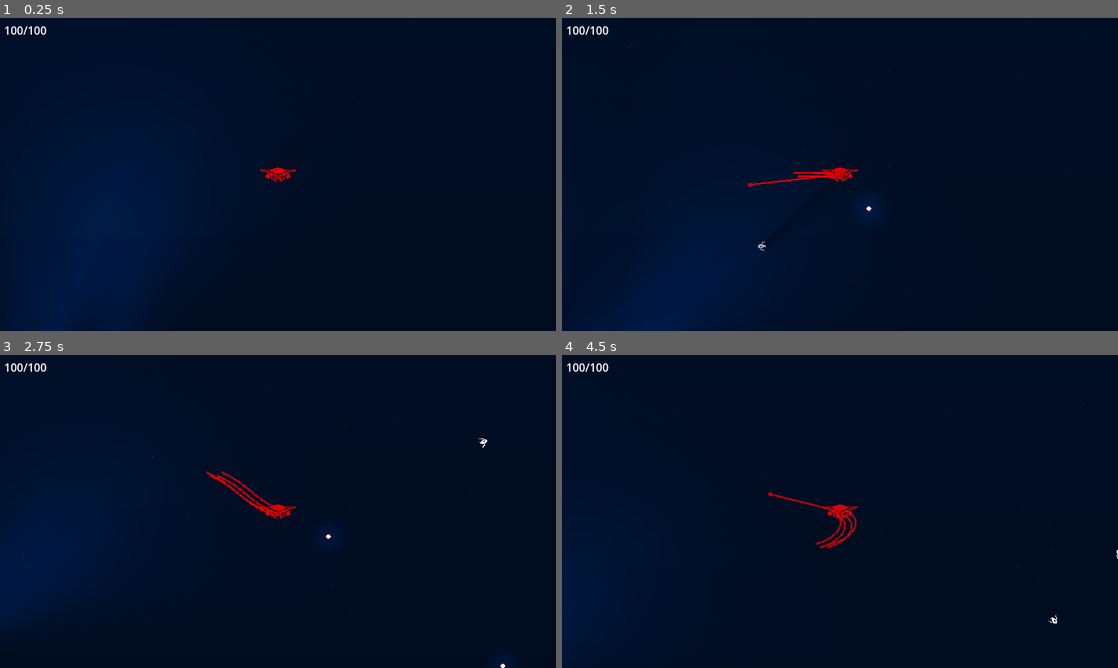
Above: before the commit, frames 1-4 (two rows, left to right).
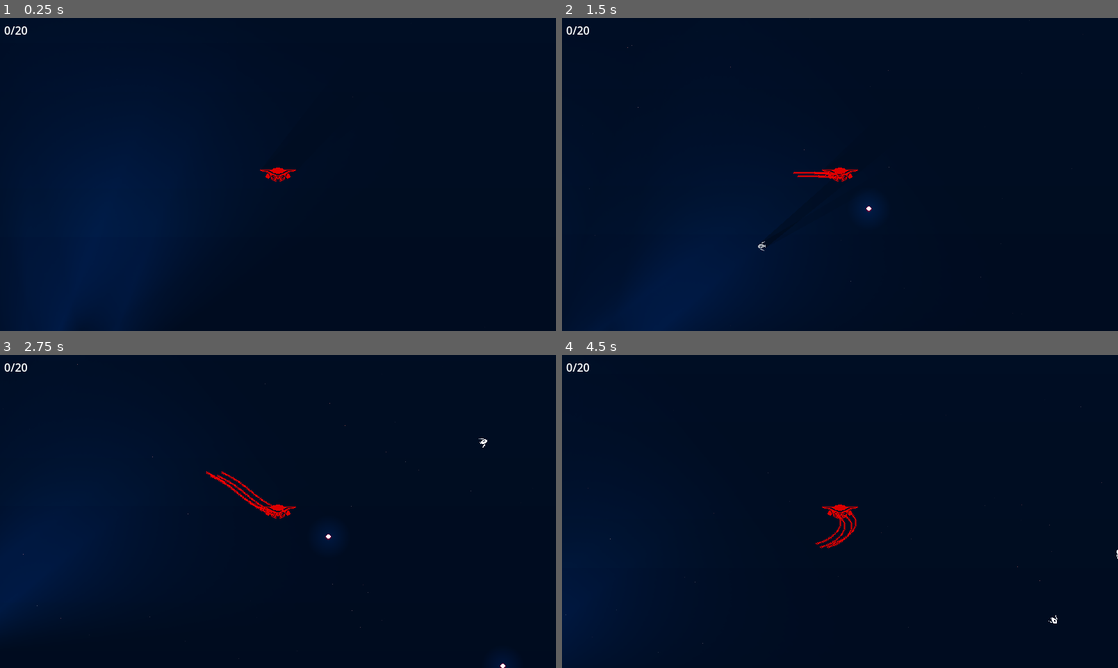
Above: after the commit, the same moments.

Repository: sialiss/GMTK-gamejam2023
Game: Godot game, scene res://Scenes/Sea/Sea.tscn
Two runs of this game, one before a commit and one after it. Both use one fixed random seed, a clock stepped at 60 frames per second and the inputs below. Sound files missing from this copy of the repository are replaced by a short silence.
Inputs (mouse positions are in pixels of both pictures, inside the frame that each line leads up to):
- Up to frame 1 (0.25 s): no input
- Up to frame 2 (1.5 s): move the mouse to (962, 158) at 0.52 s; hold D (move_right) 0.53-1.28 s; click (962, 158) at 0.6 s; move the mouse to (728, 190) at 1.27 s; hold S (move_down) from 1.28 s (still down); click (728, 190) at 1.35 s
- Up to frame 3 (2.75 s): move the mouse to (333, 442) at 2.02 s; release S (move_down) at 2.03 s; hold D (move_right) from 2.03 s (still down); click (333, 442) at 2.1 s
- Up to frame 4 (4.5 s): move the mouse to (812, 574) at 2.77 s; release D (move_right) at 2.78 s; hold W (move_up) 2.78-3.53 s; click (812, 574) at 2.85 s; move the mouse to (1006, 558) at 3.52 s; hold A (move_left) from 3.53 s (still down); click (1006, 558) at 3.6 s; move the mouse to (673, 464) at 4.27 s; click (673, 464) at 4.35 s

The runs differ from the first frame. In frame 1, 0.1% of the frame differs, in the area x 0-9%, y 2-6%; in frame 2, 0.2%, in the area x 0-50%, y 2-54%; in frame 3, 0.1%; in frame 4, 0.2%.

Commit message:
Upgrades

Diff:
--- a/Scenes/Creature/Attack_tentacle.gd
+++ b/Scenes/Creature/Attack_tentacle.gd
@@ -55,6 +55,9 @@
 		break
 
 
+func upgrade(upgrade_func: Callable):
+	anchor_point.get_parent().upgrade(upgrade_func)
+
 
 # func on_dealt_damage():
 # 	queue_free()
--- a/Scenes/Creature/Attack_tentacle.tscn
+++ b/Scenes/Creature/Attack_tentacle.tscn
@@ -16,7 +16,6 @@
 max_contacts_reported = 1
 contact_monitor = true
 script = ExtResource("1_ea8gk")
-max_distance = 300
 
 [node name="CollisionShape2D" type="CollisionShape2D" parent="."]
 shape = SubResource("CircleShape2D_m20np")
--- a/Scenes/Creature/Creature.gd
+++ b/Scenes/Creature/Creature.gd
@@ -4,6 +4,7 @@
 @export var speed = 100.0
 @export var acceleration = 100.0
 @export var attack_tentacle_scene: PackedScene
+@export var attack_distance = 100
 
 
 @onready var health = max_health
@@ -12,7 +13,7 @@
 
 
 func _ready():
-	update_hp(0)
+	update_health(0)
 
 
 func _physics_process(delta):
@@ -41,10 +42,14 @@
 		shoot()
 
 
+func upgrade(upgrade_func: Callable):
+	upgrade_func.call(self)
+
+
 # Called when touched an enemy
 func receive_damage(body):
 	var damage = body.get_damage()
-	update_hp(damage)
+	update_health(health - damage)
 	if health <= 0:
 		die()
 
@@ -57,19 +62,20 @@
 	pass
 
 
-func update_hp(taken_damage: float):
-	health -= taken_damage
+func update_health(new_health: float):
+	health = clamp(new_health, 0, max_health)
 	$Health/HP.text = "%d/%d" % [health, max_health]
 
 
 func _on_area_2d_body_entered(body):
-	#update_hp(body.damage)
+	#update_health(body.damage)
 	pass
 
 
 func shoot():
 	var tentacle = attack_tentacle_scene.instantiate()
 	tentacle.set_anchor(attack_tentacle_position)
+	tentacle.max_distance = attack_distance
 	add_sibling(tentacle)
 	tentacle.global_position = attack_tentacle_position.global_position
 	tentacle.shoot(get_local_mouse_position().angle())
--- a/Scenes/Creature/Creature.tscn
+++ b/Scenes/Creature/Creature.tscn
@@ -45,6 +45,7 @@
 collision_mask = 3
 motion_mode = 1
 script = ExtResource("1_qejp8")
+max_health = 20
 speed = 200.0
 acceleration = 200.0
 attack_tentacle_scene = ExtResource("2_chqnk")
--- a/Scenes/Enemies/Fishes/EnemyFish.gd
+++ b/Scenes/Enemies/Fishes/EnemyFish.gd
@@ -15,3 +15,10 @@
 
 	# Move
 	linear_velocity = linear_velocity.move_toward(input * speed, acceleration * delta)
+
+
+func get_upgrade(body):
+	body.max_health = clamp(body.max_health + 2, 0, 100)
+	body.update_health(body.health + 2)
+
+	body.attack_distance = clamp(body.attack_distance + 10, 0, 400)
--- a/Scenes/Enemies/Fishes/Fish.gd
+++ b/Scenes/Enemies/Fishes/Fish.gd
@@ -43,6 +43,8 @@
 	health -= damage
 	if health <= 0:
 		die()
+		if body.has_method("upgrade"):
+			body.upgrade(self.get_upgrade)
 
 	if damage > 0 and body.has_method("on_dealt_damage"):
 		body.on_dealt_damage()
@@ -52,3 +54,7 @@
 	var tween = create_tween()
 	tween.tween_property(self, "modulate", Color.TRANSPARENT, 0.5)
 	tween.tween_callback(Callable(self, "queue_free"))
+
+
+func get_upgrade(body):
+	pass
--- a/Scenes/Enemies/Fishes/NeutralFish.gd
+++ b/Scenes/Enemies/Fishes/NeutralFish.gd
@@ -27,3 +27,11 @@
 	# constant_torque = old_rotation.angle_to(target_rotation) * 1000
 
 	$Sprite2D.look_at(global_position + linear_velocity)
+
+
+func get_upgrade(body):
+	body.max_health = clamp(body.max_health + 1, 0, 100)
+	body.update_health(body.health + 1)
+
+	body.speed = clamp(body.speed + 2, 0, 400)
+	body.acceleration = clamp(body.acceleration + 2, 0, 400)
